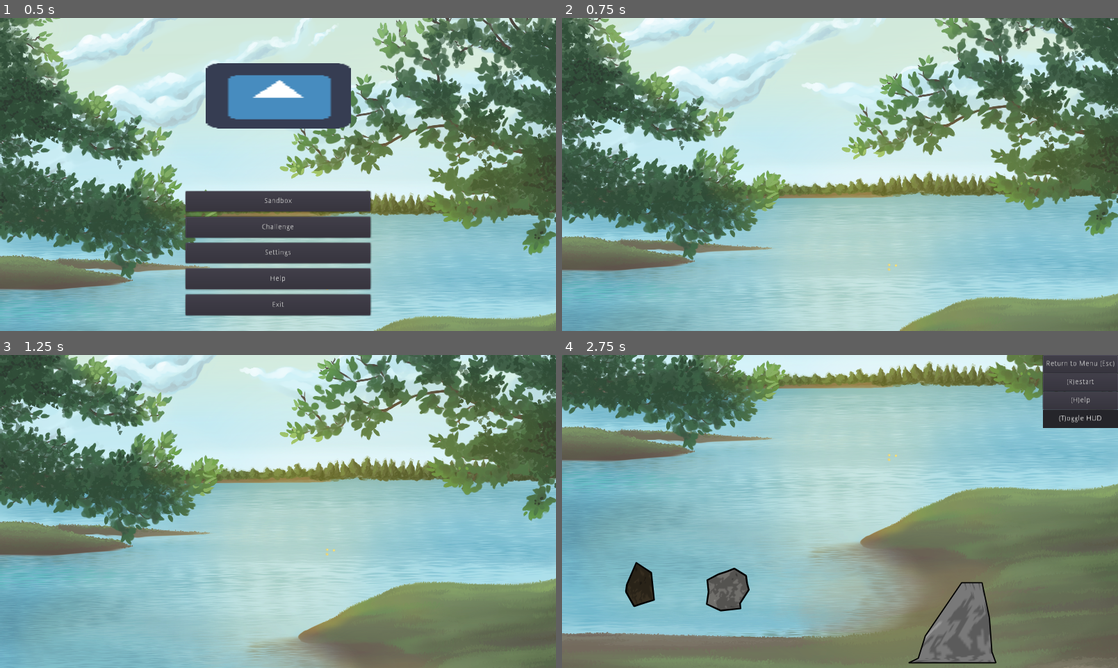
Above: before the commit, frames 1-4 (two rows, left to right).
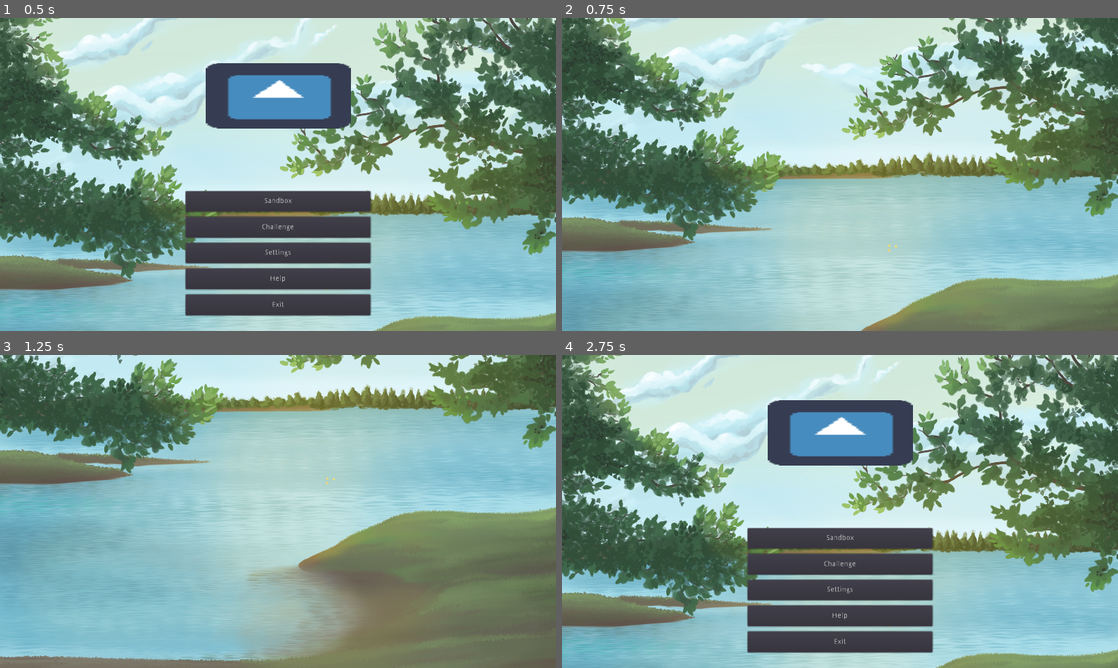
Above: after the commit, the same moments.

Repository: ebrahimebrahim/knock-the-rock
Game: Godot game, scene res://MenuScreen.tscn
Two runs of this game, one before a commit and one after it. Both use one fixed random seed, a clock stepped at 60 frames per second and the inputs below. The engine's default icon, where the game draws it, is replaced by a stand-in: a white triangle on a blue panel in a dark square.
Inputs (mouse positions are in pixels of both pictures, inside the frame that each line leads up to):
- Up to frame 1 (0.5 s): no input
- Up to frame 2 (0.75 s): click "Sandbox" at 0.5 s
- Up to frame 3 (1.25 s): no input
- Up to frame 4 (2.75 s): move the mouse to (962, 495) at 1.27 s; hold T (toggle_hud) 1.28-2 s; click (962, 495) at 1.42 s; click (1079, 364) at 2 s, where only the run after the commit has a clickable "Return to Menu (Esc)"

Frame 1 is identical in both runs. In frame 2, 41% of the frame differs, in the area x 0-100%, y 0-100%; in frame 3, 61%; in frame 4, 92%.

Commit message:
increase scene transition scroll speed

Diff:
--- a/ktr/HUDZone.gd
+++ b/ktr/HUDZone.gd
@@ -36,7 +36,7 @@
 func _process(delta):
 	if scrolling_bg:
 		if get_node("/root/Game/bg").position.y < 494:
-			get_node("/root/Game/bg").position.y += 200*delta
+			get_node("/root/Game/bg").position.y += 1200*delta
 		else:
 			scrolling_bg = false
 			get_tree().change_scene(change_scene_to)
--- a/ktr/MenuScreen.gd
+++ b/ktr/MenuScreen.gd
@@ -34,7 +34,7 @@
 func _process(delta):
 	if scrolling_bg:
 		if $bg.position.y > 176:
-			$bg.position.y -= 200*delta
+			$bg.position.y -= 400*delta
 		else:
 			scrolling_bg = false
 			get_tree().change_scene(change_scene_to)
